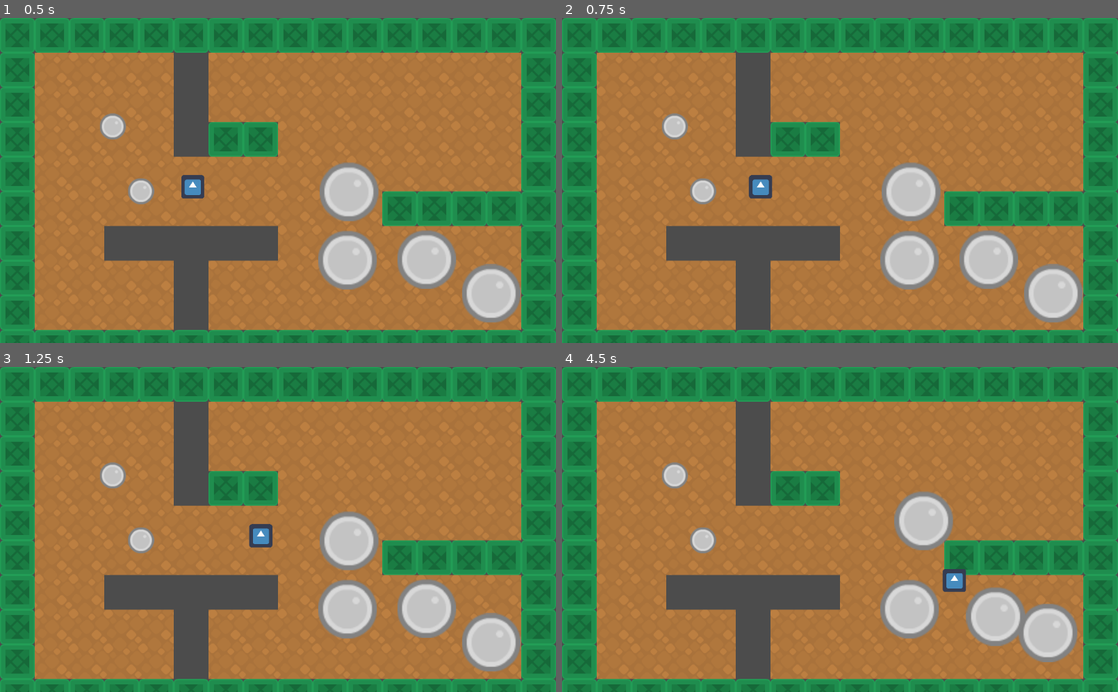
Above: before the commit, frames 1-4 (two rows, left to right).
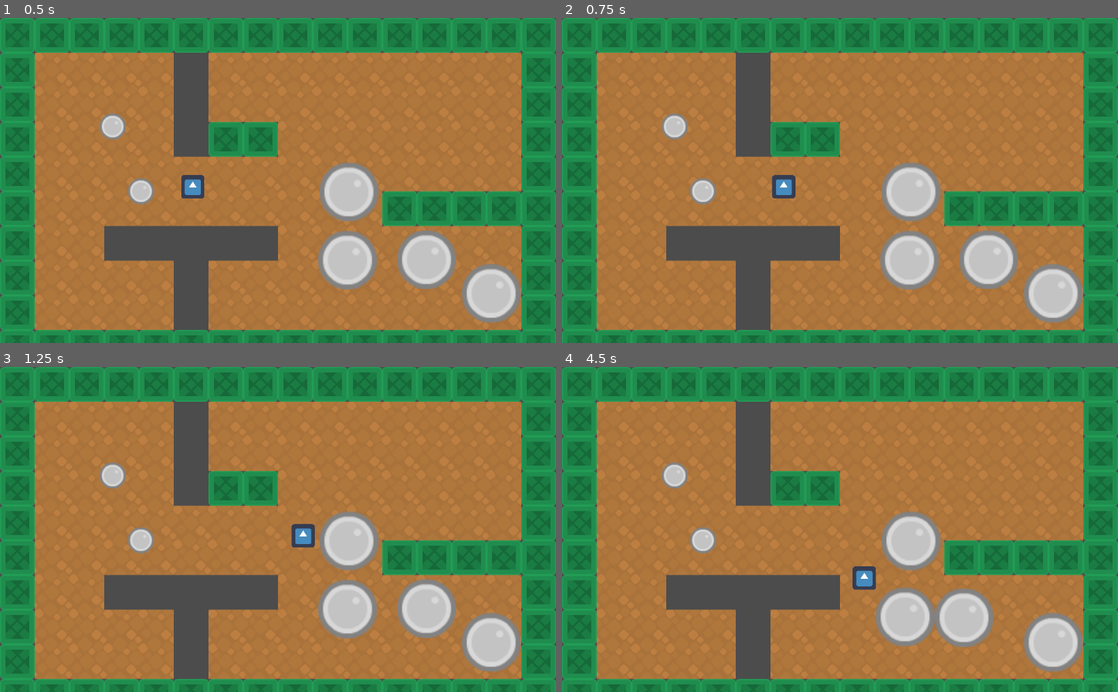
Above: after the commit, the same moments.

Repository: lendroit/welcome_thomas
Game: Godot game, scene res://World.tscn
The game is run twice, just before and just after one commit, with the same random seed, the same clock (stepped at 60 frames per second) and the same inputs. The engine's default icon, where the game draws it, is replaced by a stand-in: a white triangle on a blue panel in a dark square.
Inputs:
- Up to frame 1 (0.5 s): no input
- Up to frame 2 (0.75 s): tap Enter (ui_accept) at 0.5 s; hold Right (ui_right) from 0.53 s (still down)
- Up to frame 3 (1.25 s): keep holding Right (ui_right); tap Enter (ui_accept) at 0.77 s
- Up to frame 4 (4.5 s): release Right (ui_right) at 1.28 s; hold Down (ui_down) 1.28-2.03 s; tap Enter (ui_accept) at 1.52, 3.02, 3.77 s; hold Right (ui_right) 2.03-2.78 s; hold Up (ui_up) 2.78-3.53 s; hold Left (ui_left) from 3.53 s (still down)

Frame 1 is identical in both runs. In frame 2, 0.6% of the frame differs, in the area x 33-42%, y 48-56%; in frame 3, 0.6%; in frame 4, 6.6%, in the area x 52-94%, y 38-94%.

Commit message:
fix elements that could be pushed through walls

Diff:
--- a/Player/Player.gd
+++ b/Player/Player.gd
@@ -2,9 +2,9 @@
 
 export (int) var speed = 800
 export (int) var push = 100
-const ACCELERATION = 500
-const MAX_SPEED = 1000
-const FRICTION = 1000
+const ACCELERATION = 5000
+const MAX_SPEED = 300
+const FRICTION = 10000
 
 var velocity = Vector2.ZERO
 var item_held = null
@@ -48,7 +48,7 @@
 	else:
 		velocity = velocity.move_toward(Vector2.ZERO, FRICTION * delta)
 
-	velocity = move_and_slide(velocity)
+	velocity = move_and_slide(velocity, Vector2.ZERO, false, 4, PI / 4, false)
 
 	for index in get_slide_count():
 		var collision = get_slide_collision(index)
